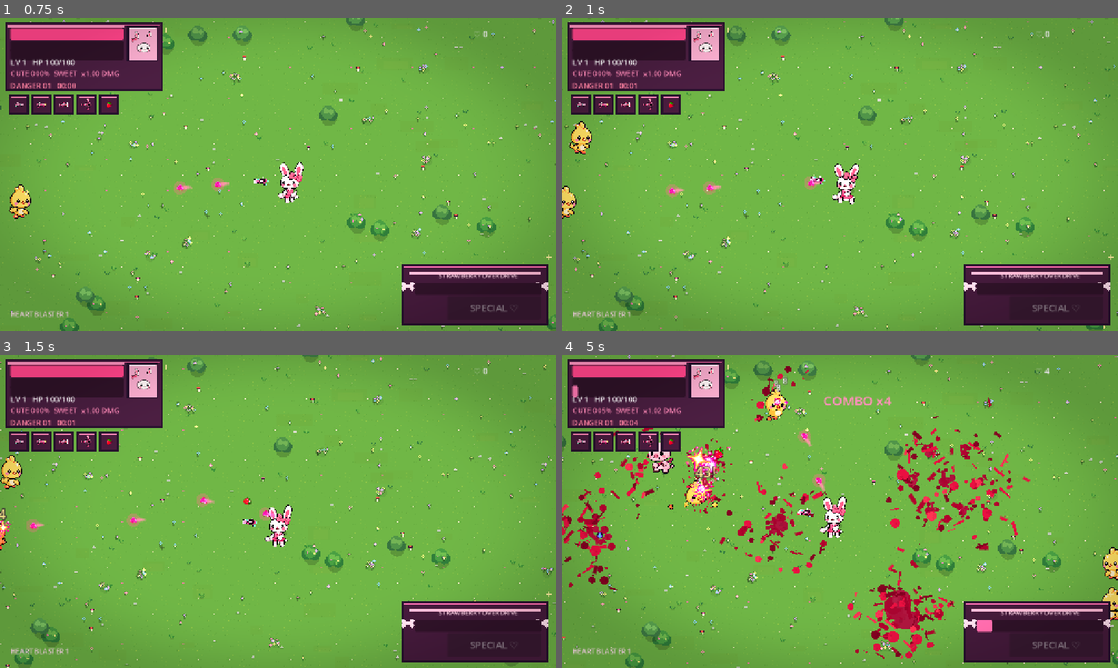
Above: before the commit, frames 1-4 (two rows, left to right).
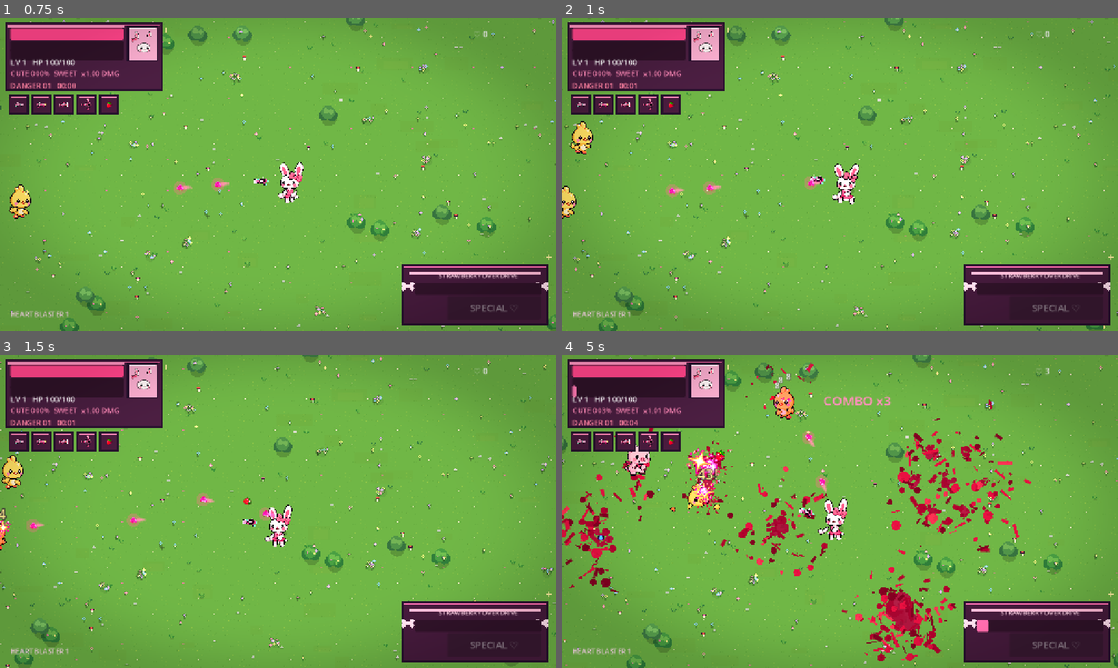
Above: after the commit, the same moments.

Repository: ramonsamagaio/cutecuterampage
Game: Godot game, scene res://scenes/Main.tscn
Same seed, same stepped clock (60 frames per second), same inputs: the game is played once before the commit and once after it.
Inputs (mouse positions are in pixels of both pictures, inside the frame that each line leads up to):
- Up to frame 1 (0.75 s): tap Enter at 0.5 s; move the mouse to (400, 158) at 0.52 s; hold Right (ui_right) from 0.53 s (still down); tap Shift at 0.6 s
- Up to frame 2 (1 s): keep holding Right (ui_right); tap Space at 0.77 s
- Up to frame 3 (1.5 s): move the mouse to (166, 527) at 1.27 s; release Right (ui_right) at 1.28 s; hold Down (ui_down) from 1.28 s (still down); tap Z at 1.35 s
- Up to frame 4 (5 s): tap Space at 1.52, 3.02, 3.77, 4.52 s; move the mouse to (895, 442) at 2.02 s; release Down (ui_down) at 2.03 s; hold Right (ui_right) 2.03-2.78 s; tap X at 2.1 s; move the mouse to (812, 574) at 2.77 s; hold Up (ui_up) 2.78-3.53 s; tap C at 2.85 s; move the mouse to (1006, 558) at 3.52 s; hold Left (ui_left) from 3.53 s (still down); tap Shift at 3.6 s; move the mouse to (673, 464) at 4.27 s; tap Z at 4.35 s

Frame 1 is identical in both runs. In frame 2, 0.2% of the frame differs, in the area x 1-48%, y 32-53%; in frame 3, 0.2%; in frame 4, 12%, in the area x 0-100%, y 0-100%.

Commit message:
perf: budget enemy population and remove per-frame group allocation

Diff:
--- a/scripts/systems/enemy_director.gd
+++ b/scripts/systems/enemy_director.gd
@@ -9,9 +9,11 @@
 var threat_tier: int = 1
 var boss_spawned: bool = false
 var rng: RandomNumberGenerator = RandomNumberGenerator.new()
+var _game_node: Node
 
 func _ready() -> void:
 	rng.seed = 20260824
+	_game_node = get_tree().get_first_node_in_group("game")
 
 func _process(delta: float) -> void:
 	if player == null:
@@ -21,32 +23,35 @@
 	var player_level: int = int(player.call("get_level_value"))
 	threat_tier = 1 + floori(elapsed / 42.0) + floori(float(maxi(0, player_level - 1)) / 7.0)
 
-	var game_node: Node = get_tree().get_first_node_in_group("game")
-	if not boss_spawned and elapsed >= 125.0 and game_node != null:
+	if _game_node == null or not is_instance_valid(_game_node):
+		_game_node = get_tree().get_first_node_in_group("game")
+	if not boss_spawned and elapsed >= 125.0 and _game_node != null:
 		boss_spawned = true
 		var boss_power: float = 1.08 + float(threat_tier) * 0.20 + float(player_level) * 0.038
-		game_node.call("spawn_boss", boss_power)
+		_game_node.call("spawn_boss", boss_power)
 
-	var boss_active: bool = bool(game_node.call("is_boss_active")) if game_node != null else false
+	var boss_active: bool = bool(_game_node.call("is_boss_active")) if _game_node != null else false
 	if elapsed >= next_surge and not boss_active:
-		burst_remaining += 12 + threat_tier * 6
-		next_surge += maxf(13.5, 21.0 - float(threat_tier) * 0.52)
+		burst_remaining += 10 + threat_tier * 5
+		next_surge += maxf(14.0, 22.0 - float(threat_tier) * 0.52)
 
-	var count: int = get_tree().get_nodes_in_group("enemy").size()
-	var max_enemies: int = mini(380, 72 + player_level * 4 + floori(elapsed * 0.62))
+	var count: int = int(_game_node.call("get_enemy_count")) if _game_node != null else 0
+	# Performance budget: difficulty comes increasingly from tougher mixed archetypes,
+	# not an unlimited Node2D population.
+	var max_enemies: int = mini(280, 64 + player_level * 3 + floori(elapsed * 0.48))
 	if boss_active:
-		max_enemies = mini(max_enemies, 110 + threat_tier * 6)
+		max_enemies = mini(max_enemies, 96 + threat_tier * 5)
 
 	if spawn_timer <= 0.0 and count < max_enemies:
 		_spawn_enemy(player_level)
 		if burst_remaining > 0 and not boss_active:
 			burst_remaining -= 1
-			spawn_timer = 0.052
+			spawn_timer = 0.060
 		else:
-			var cadence: float = 0.66 - elapsed * 0.00235 - float(player_level) * 0.0072
+			var cadence: float = 0.70 - elapsed * 0.0021 - float(player_level) * 0.0067
 			if boss_active:
-				cadence *= 1.50
-			spawn_timer = maxf(0.065, cadence)
+				cadence *= 1.55
+			spawn_timer = maxf(0.074, cadence)
 
 func _spawn_enemy(player_level: int) -> void:
 	var enemy: CuteEnemy = CuteEnemy.new()
@@ -68,8 +73,8 @@
 	if enemy.elite:
 		var affixes: Array[String] = ["swift", "tank", "volatile"]
 		enemy.elite_affix = affixes[rng.randi_range(0, affixes.size() - 1)]
-	var level_term: float = pow(float(maxi(0, player_level - 1)), 1.18) * 0.072
-	enemy.power_scale = 1.0 + elapsed / 88.0 + level_term
+	var level_term: float = pow(float(maxi(0, player_level - 1)), 1.18) * 0.078
+	enemy.power_scale = 1.0 + elapsed / 84.0 + level_term
 
 	var angle: float = rng.randf_range(0.0, TAU)
 	var radius: float = rng.randf_range(500.0, 690.0)
